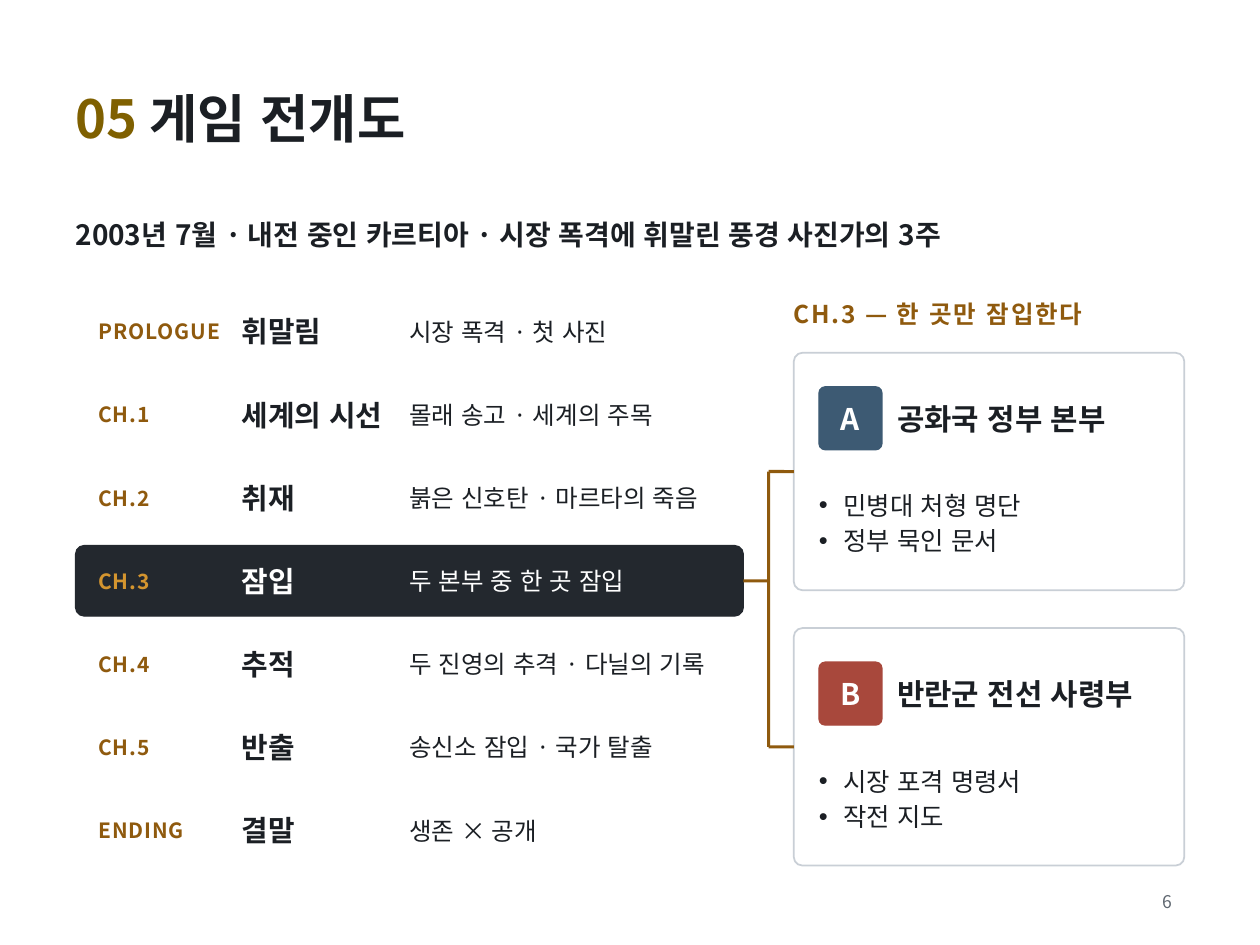
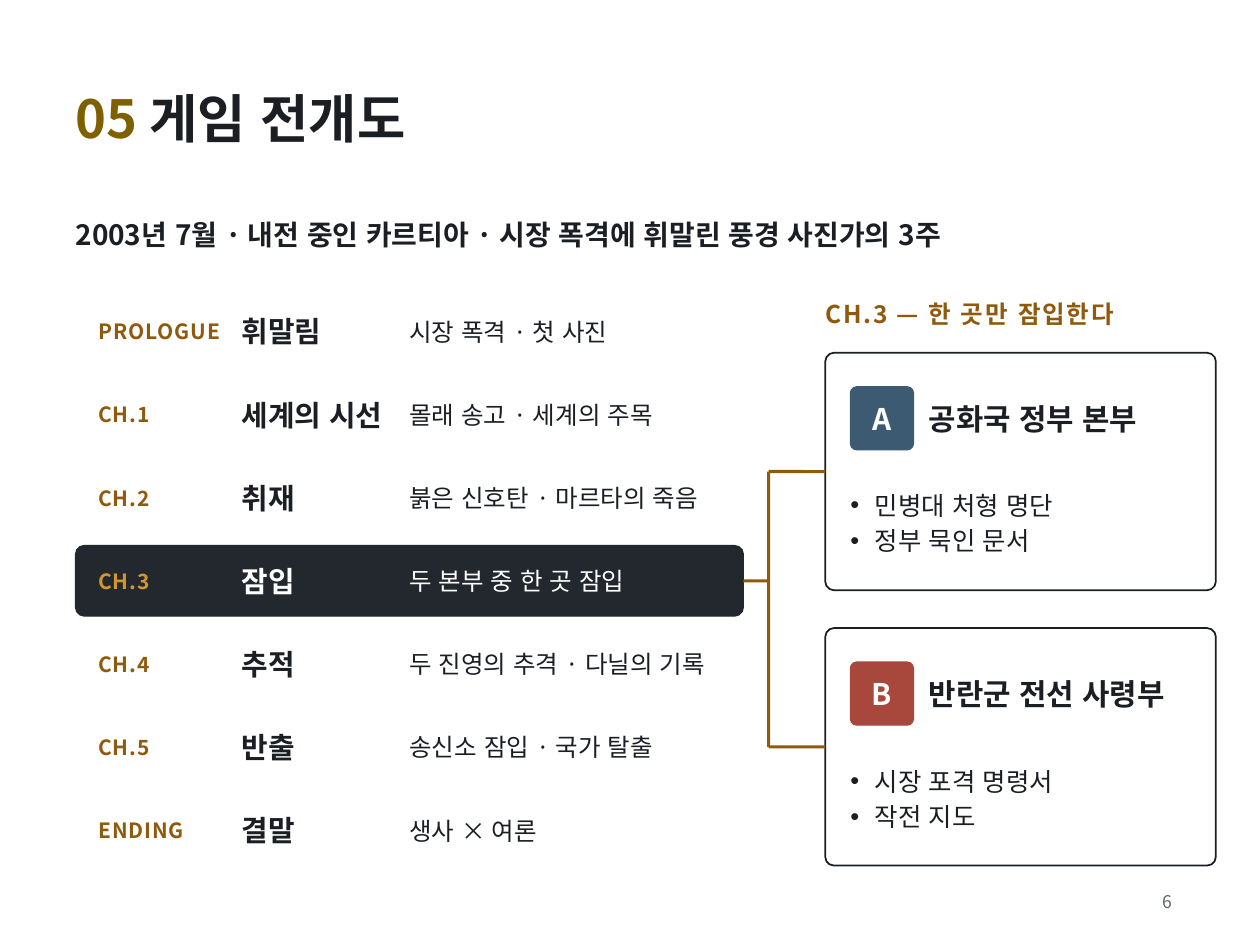
Before and after one commit to golgold/unitybasic, a slide deck: slide 6 of 기획/김민우_게임_FRAME UNDER FIRE.pptx. Drawn at 1260x945 pixels with LibreOffice and Linux fonts; fonts in the diff are those of the drawing. Boxes give left, top, right and bottom in pixels: in the first picture for what was removed or moved away, otherwise in the second. Text is boxed around its words. In the diff, an @@ line names an element or a change of style, - is before the commit and + after.

```diff
--- a/기획/김민우_게임_FRAME UNDER FIRE.pptx
+++ b/기획/김민우_게임_FRAME UNDER FIRE.pptx
@@ rounded rectangle at <box>825,353,1216,591</box>: outline #C9CFD6 1 pt to #1B1F24 1 pt @@
@@ line moved from (769, 471) - (794, 471) to (769, 471) - (825, 471) @@
@@ 7 texts, 4 rounded rectangles: place and size @@
-7 texts, 4 rounded rectangles at <box>794,302,1184,867</box>
+7 texts, 4 rounded rectangles at <box>825,302,1216,867</box>
@@ rounded rectangle at <box>825,629,1216,867</box>: outline #C9CFD6 1 pt to #1B1F24 1 pt @@
@@ line moved from (769, 747) - (794, 747) to (769, 747) - (825, 747) @@
@@ text at <box>409,819,537,842</box>: text changed @@
-생존 × 공개
+생사 × 여론
```
Also in this commit, not shown: 5 other slides changed.
